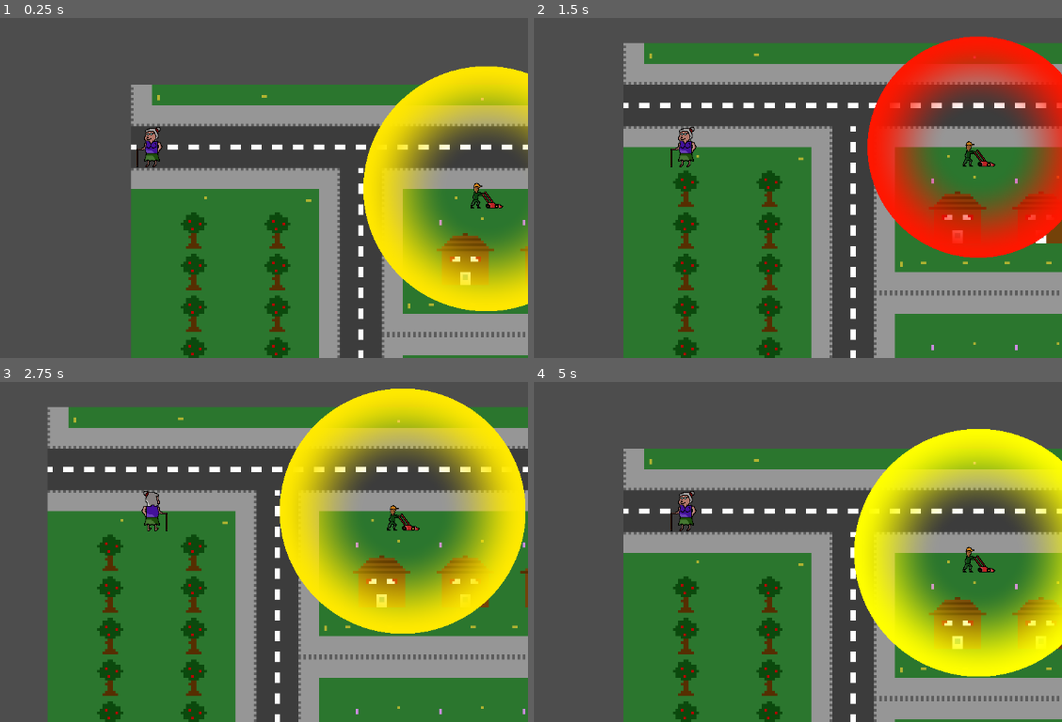
Above: before the commit, frames 1-4 (two rows, left to right).
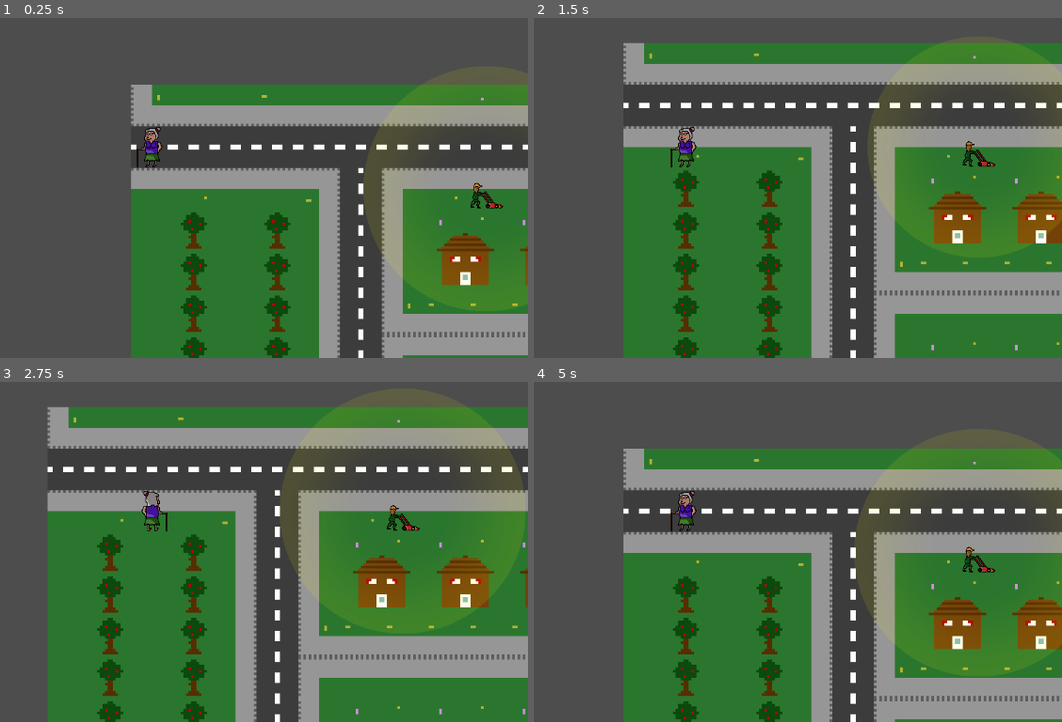
Above: after the commit, the same moments.

Repository: chrismeunier/EpicGameJam11
Game: Godot game, scene res://TileMap/world.tscn
Two runs of this game, one before a commit and one after it. Both use one fixed random seed, a clock stepped at 60 frames per second and the inputs below.
Inputs (mouse positions are in pixels of both pictures, inside the frame that each line leads up to):
- Up to frame 1 (0.25 s): no input
- Up to frame 2 (1.5 s): tap Enter at 0.5 s; move the mouse to (850, 126) at 0.52 s; hold D (Right) 0.53-1.28 s; hold Shift 0.53-1.28 s; move the mouse to (534, 167) at 1.27 s; hold S (Down) from 1.28 s (still down); tap 2 at 1.35 s
- Up to frame 3 (2.75 s): move the mouse to (227, 419) at 2.02 s; release S (Down) at 2.03 s; hold D (Right) from 2.03 s (still down); tap 3 at 2.1 s
- Up to frame 4 (5 s): move the mouse to (650, 596) at 2.77 s; release D (Right) at 2.78 s; hold W (Up) 2.78-3.53 s; tap 1 at 2.85 s; move the mouse to (914, 575) at 3.52 s; hold Shift 3.53-4.28 s; hold A (Left) from 3.53 s (still down); move the mouse to (outside the picture) at 4.27 s; tap 2 at 4.35 s

The runs differ from the first frame. In frame 1, 14% of the frame differs, in the area x 68-100%, y 14-87%; in frame 2, 15%; in frame 3, 21%, in the area x 52-100%, y 1-75%; in frame 4, 18%.

Commit message:
Add enemy to lvl 2 + reduce disturbance area visibility

Diff:
--- a/Levels/Lvl2.tscn
+++ b/Levels/Lvl2.tscn
@@ -1,9 +1,10 @@
-[gd_scene load_steps=5 format=4 uid="uid://0gcx30ebdqs4"]
+[gd_scene load_steps=6 format=4 uid="uid://0gcx30ebdqs4"]
 
 [ext_resource type="Script" uid="uid://bmhmfotnxjsac" path="res://Levels/lvl_2.gd" id="1_ndifn"]
 [ext_resource type="TileSet" uid="uid://q2s4f1ubq8s8" path="res://TileMap/tilemap_set.tres" id="2_11ayb"]
 [ext_resource type="PackedScene" uid="uid://dkjvq1dd5doeu" path="res://characters/player.tscn" id="3_ubcqv"]
 [ext_resource type="PackedScene" uid="uid://c46d7jt8i3i33" path="res://characters/Babark.tscn" id="4_jq5ri"]
+[ext_resource type="PackedScene" uid="uid://c48dqyga4uqa" path="res://characters/LawnMower.tscn" id="5_jq5ri"]
 
 [node name="Lvl2" type="Node2D"]
 script = ExtResource("1_ndifn")
@@ -16,4 +17,7 @@
 position = Vector2(16, 271)
 
 [node name="Babark" parent="." instance=ExtResource("4_jq5ri")]
-position = Vector2(222, 40)
+position = Vector2(208, 48)
+
+[node name="LawnMower" parent="." instance=ExtResource("5_jq5ri")]
+position = Vector2(181, 203)
--- a/characters/LawnMower.tscn
+++ b/characters/LawnMower.tscn
@@ -61,6 +61,7 @@
 [node name="AnimatedSprite2D" type="AnimatedSprite2D" parent="."]
 scale = Vector2(0.5, 0.5)
 sprite_frames = SubResource("SpriteFrames_r04m4")
+autoplay = "default"
 frame = 3
 frame_progress = 0.51155
 
--- a/characters/disturbance_area.gd
+++ b/characters/disturbance_area.gd
@@ -46,6 +46,7 @@
 			float o = cos(TIME * speed);
 			float ring_size = ring_radius + o * oscillation_scalar;
 			float alpha = step(dist, ring_size) * smoothstep(ring_size * (1.0 - thickness_scalar), ring_size, dist);
+			alpha = alpha * 0.1;
 			float w = range_lerp(o, -1.0, 1.0, 1.0, 0.0);
 			COLOR = vec4(mix(main_color.rgb, lerp_color.rgb, w), alpha);
 		}
@@ -60,6 +61,6 @@
 	target_node.material = shader_material
 
 	# Optional: Modify uniforms from GDScript
-	shader_material.set_shader_parameter("main_color", Color.YELLOW)
-	shader_material.set_shader_parameter("lerp_color", Color.RED)
+	shader_material.set_shader_parameter("main_color", Color(Color.YELLOW, 0.2))
+	shader_material.set_shader_parameter("lerp_color", Color(Color.YELLOW, 0.2))
 	shader_material.set_shader_parameter("speed", 2.5)
